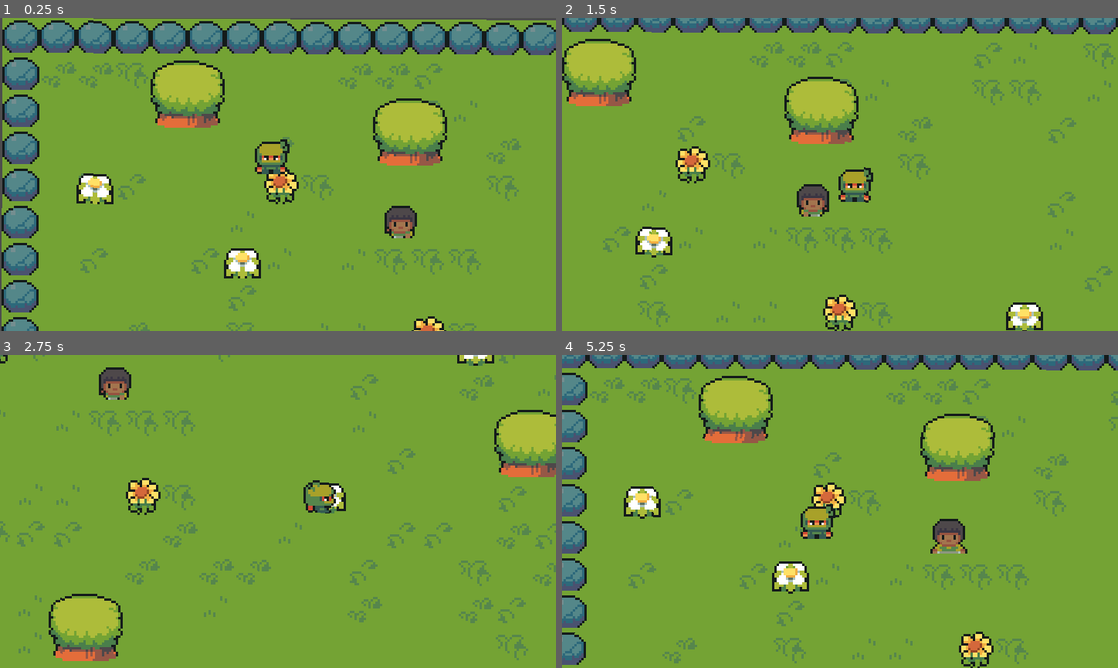
Above: before the commit, frames 1-4 (two rows, left to right).
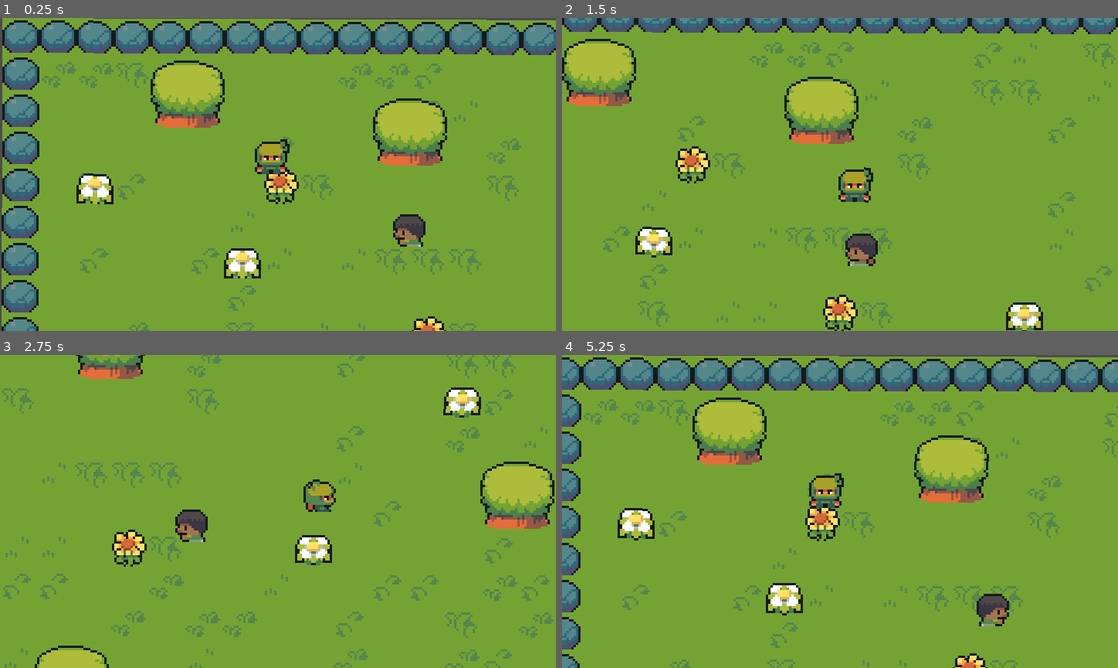
Above: after the commit, the same moments.

Repository: harrywainwright/Playground
Game: Godot game, scene res://scenes/world.tscn
The game is run twice, just before and just after one commit, with the same random seed, the same clock (stepped at 60 frames per second) and the same inputs.
Inputs:
- Up to frame 1 (0.25 s): no input
- Up to frame 2 (1.5 s): hold Right (ui_right) 0.53-1.28 s; hold Down (ui_down) from 1.28 s (still down)
- Up to frame 3 (2.75 s): release Down (ui_down) at 2.03 s; hold Right (ui_right) from 2.03 s (still down)
- Up to frame 4 (5.25 s): release Right (ui_right) at 2.78 s; hold Up (ui_up) 2.78-3.53 s; hold Left (ui_left) 3.53-5.03 s; hold Down (ui_down) from 5.03 s (still down)

The runs differ from the first frame. In frame 1, 0.7% of the frame differs, in the area x 69-77%, y 60-74%; in frame 2, 1.1%; in frame 3, 16%; in frame 4, 28%, in the area x 0-100%, y 0-100%.
Error in both runs: Invalid call. Nonexistent function 'get_quadrant_size' in base 'TileMap'. (res://camera/followCam.gd:7)

Commit message:
Adding multi-directional movement

Diff:
--- a/npc/human/blackMale1.gd
+++ b/npc/human/blackMale1.gd
@@ -7,24 +7,15 @@
 
 var startPosition
 var endPosition
-#var rng = RandomNumberGenerator.new()
 
 func _ready():
 	startPosition = position
-	endPosition = startPosition + Vector2(0, 3*16)
+	endPosition = startPosition + Vector2(3*16, 3*16)
 
 func changeDirection():
 	var temp = endPosition
 	endPosition = startPosition
 	startPosition = temp
-
-# func wait():
-# 	var rng = RandomNumberGenerator.new()
-# 	#randomize end poisition timer
-# 	var rand = rng.randf_range(100, 300)
-# 	#pause npc until changing direction
-# 	await $Timer.rand
-
 
 
 func updateVelocity():
@@ -34,11 +25,12 @@
 	velocity = moveDirection.normalized() * speed
 
 func updateAnimation():
-	# if velocity.length() == 0:
-	#  	animations.stop()
-	#  	return
-	var direction = "Down"
+	var direction = "Idle"
 	if velocity.y < 0: direction = "Up"
+	if velocity.y > 0: direction = "Down"
+	if velocity.x < 0: direction = "Right"
+	if velocity.x > 0: direction = "Left"
+
 	animations.play("walk" + direction)
 
 func _physics_process(_delta):
--- a/npc/human/blackMale1.tscn
+++ b/npc/human/blackMale1.tscn
@@ -18,6 +18,14 @@
 [sub_resource type="AtlasTexture" id="AtlasTexture_3yplt"]
 atlas = ExtResource("1_15qua")
 region = Rect2(0, 48, 16, 16)
+
+[sub_resource type="AtlasTexture" id="AtlasTexture_y7ro2"]
+atlas = ExtResource("1_15qua")
+region = Rect2(0, 0, 16, 16)
+
+[sub_resource type="AtlasTexture" id="AtlasTexture_wwixf"]
+atlas = ExtResource("1_15qua")
+region = Rect2(0, 96, 16, 16)
 
 [sub_resource type="AtlasTexture" id="AtlasTexture_tgj4o"]
 atlas = ExtResource("1_15qua")
@@ -88,6 +96,17 @@
 }, {
 "frames": [{
 "duration": 1.0,
+"texture": SubResource("AtlasTexture_y7ro2")
+}, {
+"duration": 1.0,
+"texture": SubResource("AtlasTexture_wwixf")
+}],
+"loop": true,
+"name": &"walkIdle",
+"speed": 1.0
+}, {
+"frames": [{
+"duration": 1.0,
 "texture": SubResource("AtlasTexture_tgj4o")
 }, {
 "duration": 1.0,
@@ -138,12 +157,20 @@
 "speed": 5.0
 }]
 
+[sub_resource type="CircleShape2D" id="CircleShape2D_3nyx2"]
+radius = 3.0
+
 [node name="blackMale1" type="CharacterBody2D"]
 script = ExtResource("1_qe1m3")
-speed = null
-limit = null
 
 [node name="AnimatedSprite2D" type="AnimatedSprite2D" parent="."]
 position = Vector2(0, -8)
 sprite_frames = SubResource("SpriteFrames_kquen")
-animation = &"walkLeft"
+animation = &"walkIdle"
+
+[node name="CollisionShape2D" type="CollisionShape2D" parent="."]
+position = Vector2(0, -2)
+shape = SubResource("CircleShape2D_3nyx2")
+
+[node name="Timer" type="Timer" parent="."]
+autostart = true
--- /dev/null
+++ b/npc/human/composite_npc_test.tscn
@@ -0,0 +1,19 @@
+[gd_scene load_steps=2 format=3 uid="uid://cn8tbx0koh8ke"]
+
+[ext_resource type="Texture2D" uid="uid://dpkqsthqyj2c6" path="res://art/composite/Body_32x32_01_cropped.png" id="1_2dqvt"]
+
+[node name="compositeNPCTest" type="Node2D"]
+
+[node name="compositeSprites" type="Node2D" parent="."]
+
+[node name="Body" type="Sprite2D" parent="compositeSprites"]
+texture = ExtResource("1_2dqvt")
+hframes = 24
+vframes = 2
+frame = 47
+
+[node name="Eyes" type="Sprite2D" parent="compositeSprites"]
+
+[node name="Hair" type="Sprite2D" parent="compositeSprites"]
+
+[node name="Outfit" type="Sprite2D" parent="compositeSprites"]
--- a/player/player.tscn
+++ b/player/player.tscn
@@ -2,6 +2,21 @@
 
 [ext_resource type="Texture2D" uid="uid://c82f1q3hofirb" path="res://art/playerSprite.png" id="1_6cisk"]
 [ext_resource type="Script" path="res://player/player.gd" id="1_7ijfd"]
+
+[sub_resource type="Animation" id="Animation_r1okk"]
+length = 0.001
+tracks/0/type = "value"
+tracks/0/imported = false
+tracks/0/enabled = true
+tracks/0/path = NodePath("Sprite2D:frame_coords")
+tracks/0/interp = 1
+tracks/0/loop_wrap = true
+tracks/0/keys = {
+"times": PackedFloat32Array(0),
+"transitions": PackedFloat32Array(1),
+"update": 1,
+"values": [Vector2i(0, 0)]
+}
 
 [sub_resource type="Animation" id="Animation_v6vvo"]
 resource_name = "walkDown"
@@ -19,39 +34,6 @@
 "transitions": PackedFloat32Array(1, 1, 1, 1),
 "update": 1,
 "values": [Vector2i(0, 0), Vector2i(0, 1), Vector2i(0, 2), Vector2i(0, 3)]
-}
-
-[sub_resource type="Animation" id="Animation_r1okk"]
-length = 0.001
-tracks/0/type = "value"
-tracks/0/imported = false
-tracks/0/enabled = true
-tracks/0/path = NodePath("Sprite2D:frame_coords")
-tracks/0/interp = 1
-tracks/0/loop_wrap = true
-tracks/0/keys = {
-"times": PackedFloat32Array(0),
-"transitions": PackedFloat32Array(1),
-"update": 1,
-"values": [Vector2i(0, 0)]
-}
-
-[sub_resource type="Animation" id="Animation_6vpd6"]
-resource_name = "walkUp"
-length = 0.8
-loop_mode = 1
-step = 0.2
-tracks/0/type = "value"
-tracks/0/imported = false
-tracks/0/enabled = true
-tracks/0/path = NodePath("Sprite2D:frame_coords")
-tracks/0/interp = 1
-tracks/0/loop_wrap = true
-tracks/0/keys = {
-"times": PackedFloat32Array(0, 0.2, 0.4, 0.6),
-"transitions": PackedFloat32Array(1, 1, 1, 1),
-"update": 1,
-"values": [Vector2i(1, 0), Vector2i(1, 1), Vector2i(1, 2), Vector2i(1, 3)]
 }
 
 [sub_resource type="Animation" id="Animation_31jh4"]
@@ -90,6 +72,24 @@
 "values": [Vector2i(3, 0), Vector2i(3, 1), Vector2i(3, 2), Vector2i(3, 3)]
 }
 
+[sub_resource type="Animation" id="Animation_6vpd6"]
+resource_name = "walkUp"
+length = 0.8
+loop_mode = 1
+step = 0.2
+tracks/0/type = "value"
+tracks/0/imported = false
+tracks/0/enabled = true
+tracks/0/path = NodePath("Sprite2D:frame_coords")
+tracks/0/interp = 1
+tracks/0/loop_wrap = true
+tracks/0/keys = {
+"times": PackedFloat32Array(0, 0.2, 0.4, 0.6),
+"transitions": PackedFloat32Array(1, 1, 1, 1),
+"update": 1,
+"values": [Vector2i(1, 0), Vector2i(1, 1), Vector2i(1, 2), Vector2i(1, 3)]
+}
+
 [sub_resource type="AnimationLibrary" id="AnimationLibrary_n4xwa"]
 _data = {
 "RESET": SubResource("Animation_r1okk"),
--- a/scenes/world.tscn
+++ b/scenes/world.tscn
@@ -2474,4 +2474,3 @@
 [node name="blackMale1" parent="TileMap" instance=ExtResource("6_k4q6q")]
 position = Vector2(172.372, 94.323)
 rotation = -0.00393173
-scale = Vector2(1, 1)
Binary file added: art/composite/Body_32x32_01_cropped.png
Not shown, added: art/composite/Body_32x32_01_cropped.png.import
Not shown: 1 places in npc/human/blackMale1.tscn that only renumber resources
